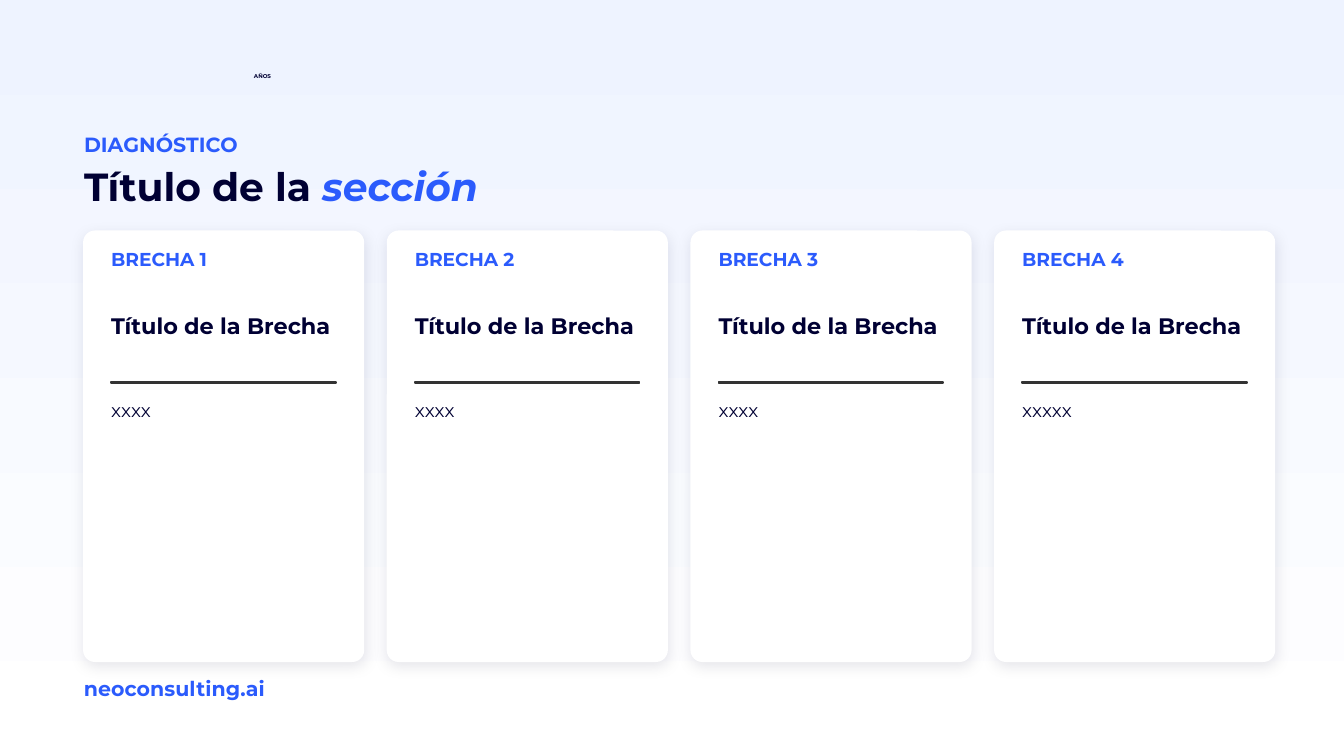
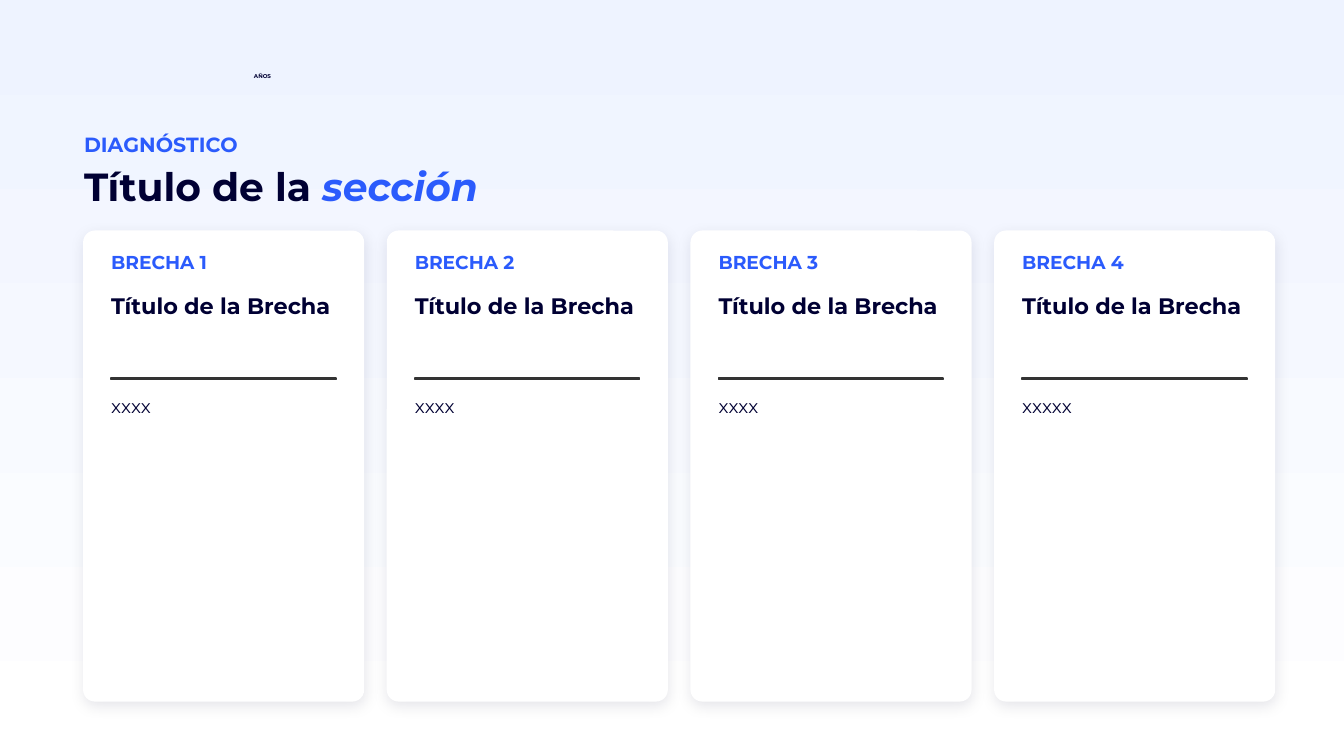
Before and after one commit to miguelchumacero/plantilla-base-deck, a slide deck: slide 12 of plantilla-base.pptx. Drawn at 1344x756 pixels with LibreOffice and Linux fonts; fonts in the diff are those of the drawing; background and template pictures are left out. Boxes give left, top, right and bottom in pixels: in the first picture for what was removed or moved away, otherwise in the second. Text is boxed around its words. In the diff, an @@ line names an element or a change of style, - is before the commit and + after.

```diff
--- a/plantilla-base.pptx
+++ b/plantilla-base.pptx
@@ rounded rectangle: place and size @@
-rounded rectangle at <box>83,231,363,661</box>
+rounded rectangle at <box>83,231,363,700</box>
@@ rounded rectangle: place and size @@
-rounded rectangle at <box>387,231,667,661</box>
+rounded rectangle at <box>387,231,667,700</box>
@@ rounded rectangle: place and size @@
-rounded rectangle at <box>691,231,970,661</box>
+rounded rectangle at <box>691,231,970,700</box>
@@ rounded rectangle: place and size @@
-rounded rectangle at <box>995,231,1274,661</box>
+rounded rectangle at <box>995,231,1274,700</box>
@@ vertical alignment middle to top in 4 elements at <box>111,297,330,314</box>, <box>415,297,634,314</box>, <box>719,297,937,314</box>, <box>1022,297,1241,314</box> @@
@@ text "xxxx": place and size @@
-text "xxxx" at <box>111,407,151,417</box>
+text "xxxx" at <box>111,403,151,413</box>
@@ text "xxxx": place and size @@
-text "xxxx" at <box>415,407,455,417</box>
+text "xxxx" at <box>415,403,455,413</box>
@@ text "xxxx": place and size @@
-text "xxxx" at <box>719,407,759,417</box>
+text "xxxx" at <box>719,403,759,413</box>
@@ text "xxxxx": place and size @@
-text "xxxxx" at <box>1022,407,1072,417</box>
+text "xxxxx" at <box>1022,403,1072,413</box>
@@ text removed at <box>84,680,265,700</box> @@
-neoconsulting.ai
```
Also in this commit, not shown: 18 other slides changed.
